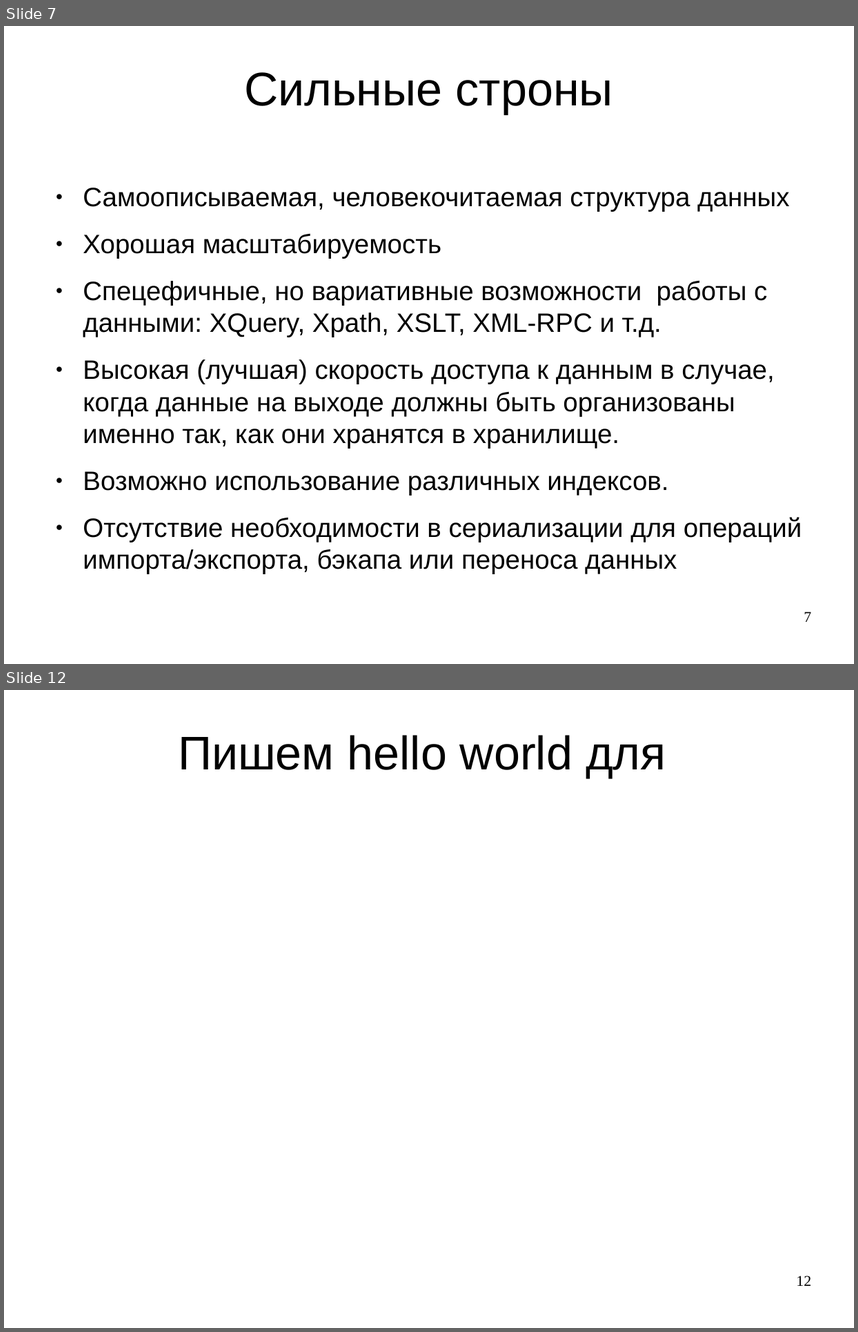
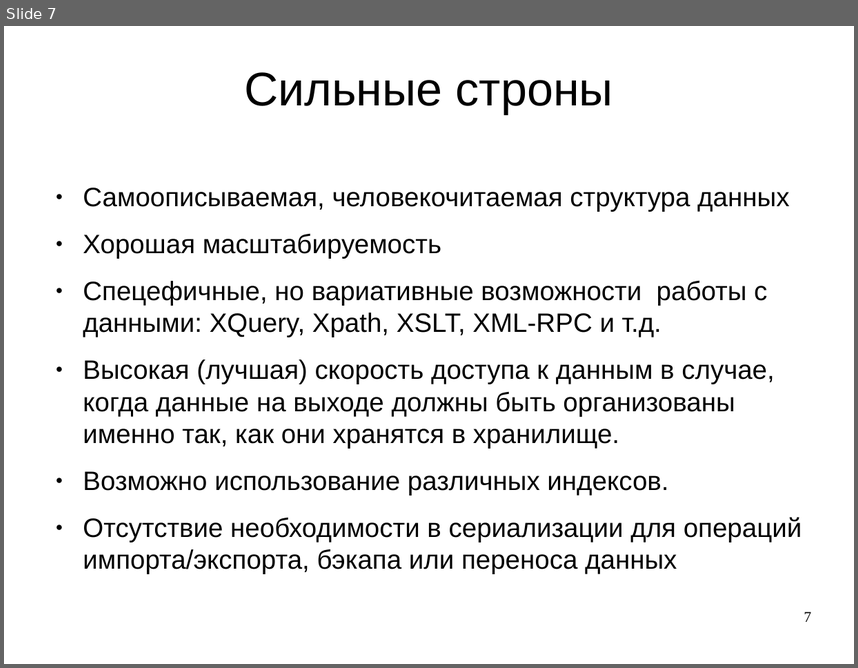
Before and after one commit to DisgustingGust/NXD, a slide deck: 10_NXD.odp. Shown one above the other, each under a label of ours: slides 7 and 12 before the commit, slide 7 after it; the slides between them are not shown. The pictures are 858x1332 and 858x668 pixels, drawn with LibreOffice and Linux fonts; fonts in the diff are those of the drawing; background and template pictures are left out. Boxes give left, top, right and bottom in pixels: in the first picture for what was removed or moved away, otherwise in the second. Text is boxed around its words. In the diff, an @@ line names an element or a change of style, - is before the commit and + after.

```diff
--- a/10_NXD.odp
+++ b/10_NXD.odp
@@ slide 12 removed at (4,690,854,1328), background picture (left out) @@
@@ title removed at (178,735,666,778) @@
-Пишем hello world для
@@ page number removed at (796,1275,811,1285) @@
-12
```
Also in this commit, not shown: 6 slides changed, 2 slides added, 3 other files.
